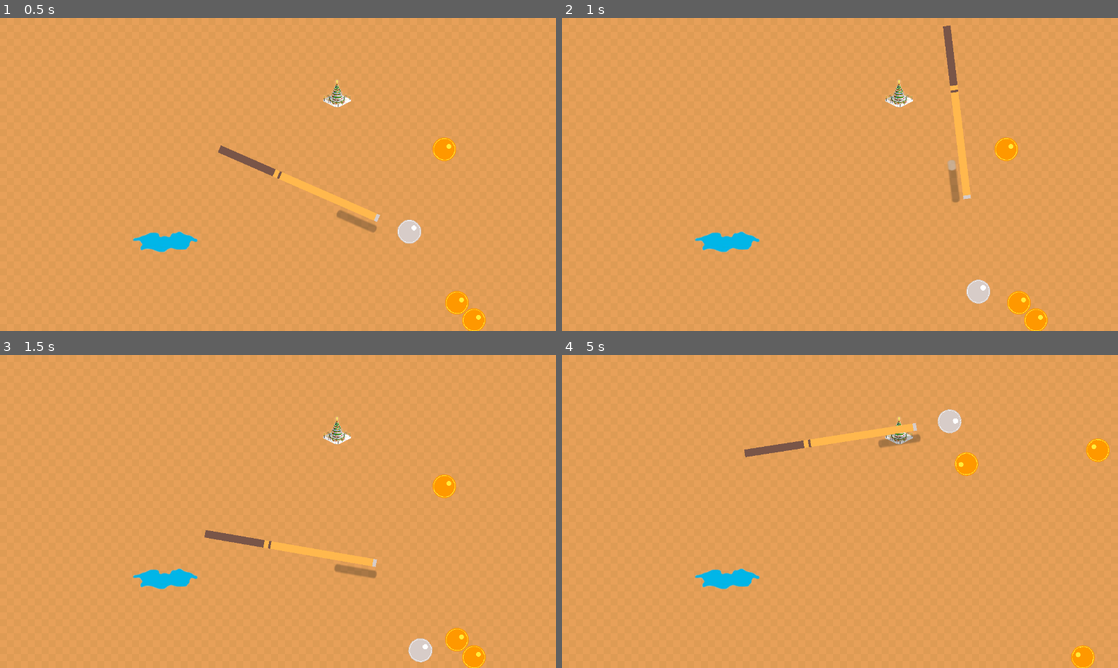
Above: before the commit, frames 1-4 (two rows, left to right).
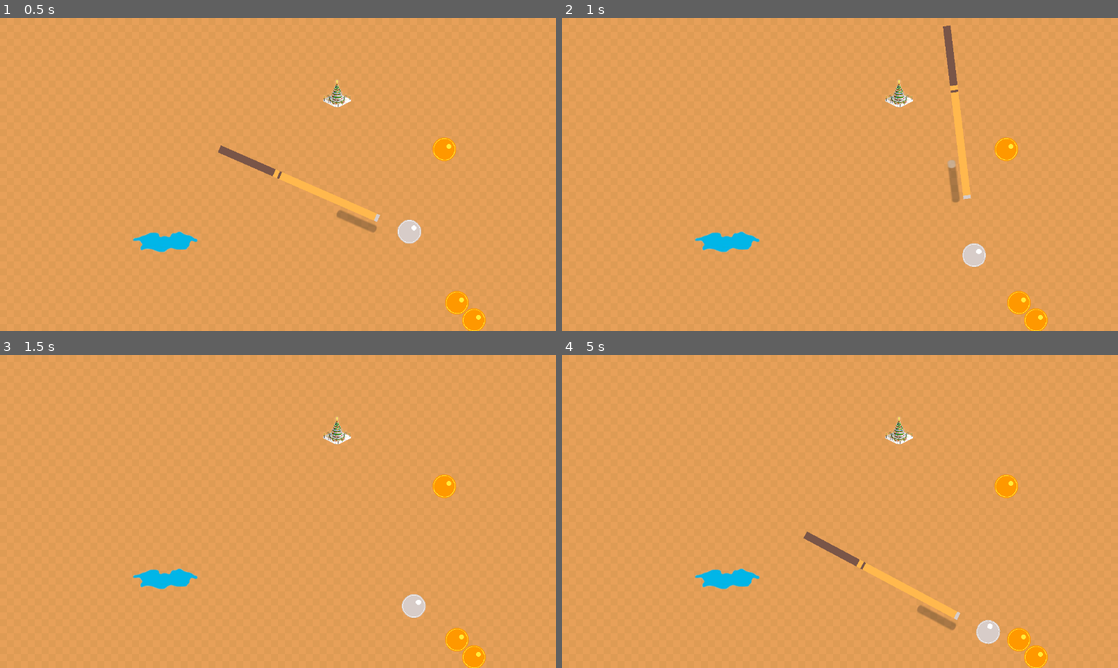
Above: after the commit, the same moments.

Repository: Eiphoria6237/billiard_game
Game: Godot game, scene res://scenes/main/main.tscn
The game is run twice, just before and just after one commit, with the same random seed, the same clock (stepped at 60 frames per second) and the same inputs.
Inputs (mouse positions are in pixels of both pictures, inside the frame that each line leads up to):
- Up to frame 1 (0.5 s): no input
- Up to frame 2 (1 s): tap Enter at 0.5 s; move the mouse to (962, 158) at 0.52 s; hold Space from 0.53 s (still down); click (962, 158) at 0.67 s
- Up to frame 3 (1.5 s): move the mouse to (166, 527) at 1.27 s; release Space at 1.28 s; tap Space at 1.35 s; click (166, 527) at 1.42 s
- Up to frame 4 (5 s): tap Space at 1.52, 1.82, 2.85, 3.02, 3.32, 4.35, 4.52, 4.82 s; move the mouse to (895, 442) at 2.02 s; hold Space 2.03-2.78 s; click (895, 442) at 2.17 s; move the mouse to (812, 574) at 2.77 s; click (812, 574) at 2.92 s; move the mouse to (1006, 558) at 3.52 s; hold Space 3.53-4.28 s; click (1006, 558) at 3.67 s; move the mouse to (673, 464) at 4.27 s; click (673, 464) at 4.42 s

Frame 1 is identical in both runs. In frame 2, 0.5% of the frame differs, in the area x 69-77%, y 47-92%; in frame 3, 1.2%; in frame 4, 3.5%, in the area x 32-99%, y 17-100%.

Commit message:
complete state change

Diff:
--- a/billiard_game/scenes/balls/cue_ball/cue_ball.gd
+++ b/billiard_game/scenes/balls/cue_ball/cue_ball.gd
@@ -6,10 +6,6 @@
 # manually test the max speed, for debug only
 var DEBUG: bool = false
 var max_speed: float = 0.0
-
-func _ready():
-	super._ready()
-	print(contact_monitor)
 
 # Called every frame. 'delta' is the elapsed time since the previous frame.
 func _process(delta):
--- a/billiard_game/scenes/balls/neutral_ball/neutral_ball.gd
+++ b/billiard_game/scenes/balls/neutral_ball/neutral_ball.gd
@@ -18,6 +18,7 @@
 }
 
 var state = BallState.NEUTRAL
+var prev_near = BallState.NEUTRAL	# detect ball infection
 
 func _ready():
 	super._ready()
@@ -32,6 +33,9 @@
 func set_ball_state(new_state):
 	state = new_state
 	$State.texture = ball_texture[state]
+
+func set_default_prev_near():
+	prev_near = BallState.NEUTRAL
 
 func is_on_fire():
 	return state == BallState.FIRE
--- a/billiard_game/scenes/cue/cue.gd
+++ b/billiard_game/scenes/cue/cue.gd
@@ -2,7 +2,7 @@
 
 signal shoot
 
-const SPEED_MODIFIER: float = 15
+const SPEED_MODIFIER: float = 100
 
 @onready var power_bar = get_node("ProgressBar")
 var power: float = 0.0
@@ -19,13 +19,13 @@
 		# check if space key is pressed
 		if Input.is_key_pressed(KEY_SPACE):
 			if increasing:
-				power += 0.1 * SPEED_MODIFIER
+				power += SPEED_MODIFIER
 				if power >= get_parent().MAX_POWER:
 					power = get_parent().MAX_POWER
 					increasing = false
 		else:
 			increasing = true
-			power -= 0.1 * SPEED_MODIFIER
+			power -= 0.5 * SPEED_MODIFIER
 			if power <= 0:
 				power = 0
 		# Update the progress bar value
@@ -33,7 +33,7 @@
 		#print(power)
 	else:
 		if power > 0:
-			var direction = position - mouse_pos
+			var direction = (position - mouse_pos).normalized()
 			shoot.emit(power * direction)
 			# reset for next time
 			power = 0
--- a/billiard_game/scenes/main/main.gd
+++ b/billiard_game/scenes/main/main.gd
@@ -1,6 +1,6 @@
 extends Node
 
-const MAX_POWER = 40.0
+const MAX_POWER = 5000
 const DAMP = 4.0
 
 @export var ball_scene: PackedScene = preload("res://scenes/balls/neutral_ball/neutral_ball.tscn")
@@ -15,18 +15,15 @@
 func _process(delta):
 	# Check if the cue ball has stopped and there is no cue instance currently
 	if cue_ball.is_stopped_or_still():
-		if not is_instance_valid(cue_instance):
-			show_cue()
+		show_cue()
 
 func new_game():
+	generate_cue()
 	generate_balls()
 
 func show_cue():
-	if not is_instance_valid(cue_instance):
-		cue_instance = cue_scene.instantiate()
-		add_child(cue_instance)
-		cue_instance.position = cue_ball.position
-		cue_instance.connect("shoot", Callable(self, "_on_cue_shoot"))
+	cue_instance.position = cue_ball.position
+	cue_instance.visible = true
 
 func generate_balls():
 	for i in range(3,7):
@@ -37,20 +34,24 @@
 		new_ball.position = pos
 		objectballs.append(new_ball)
 
+func generate_cue():
+	cue_instance = cue_scene.instantiate()
+	add_child(cue_instance)
+	cue_instance.position = cue_ball.position
+	cue_instance.connect("shoot", Callable(self, "_on_cue_shoot"))
+
 func _on_cue_shoot(power):
 	cue_ball.apply_central_impulse(power)
 	cue_ball.linear_damp = DAMP
 	cue_ball.shot = true
 	# Hide cue after shooting
-	await get_tree().create_timer(1.0).timeout
-	if is_instance_valid(cue_instance):
-		cue_instance.queue_free()
-		cue_instance = null
+	await get_tree().create_timer(0.5).timeout
+	cue_instance.visible = false
 
 
 func _on_cue_ball_one_shot_finished():
 	# neutral balls are affected by the surrouding fire/ice balls
-	const region = Vector2(50, 50)
+	const region = Vector2(100, 100)
 
 	var alive_objectballs = []
 	for objectball in objectballs:
@@ -75,10 +76,22 @@
 			assert(infection != null)
 			# cannot change now: avoid transmitting
 			ballIdx2changeState[i] = infection.state
+		else:
+			ballIdx2changeState[i] = target.BallState.NEUTRAL# weird use of BallState qwq
 
 	# change state
 	for idx in ballIdx2changeState.keys():
-		alive_objectballs[idx].set_ball_state(ballIdx2changeState.get(idx))
+		var target = alive_objectballs[idx]
+		var next_state = ballIdx2changeState.get(idx)	# ice or fire or neutral
+		if next_state == target.BallState.NEUTRAL:
+			target.prev_near = next_state
+		else:
+			if target.prev_near == next_state:
+				# near ice/fire ball at the beginning and ending of one shot, set on ice/fire
+				target.set_ball_state(next_state)
+				target.set_default_prev_near()	# set default neutral state
+			else:
+				target.prev_near = next_state
 
 
 
